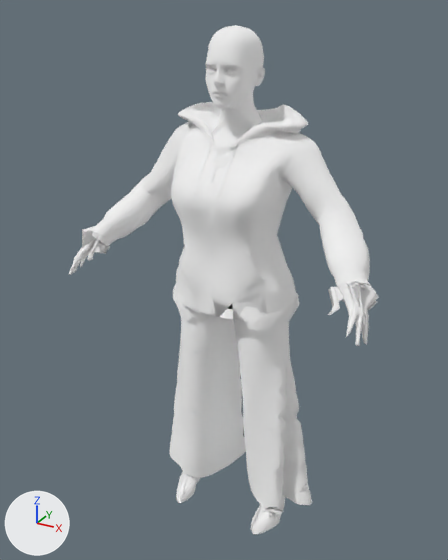
A saved change to the glTF model public/models/crew/custom_f_social.glb.
Camera for both pictures: a camera (50 mm lens) standing at (0.881, -1.715, 1.726) and looking at (-0.034, -0.052, 0.895). Arrows for +X, +Y and +Z are at lower left; the lights stay in place. The picture after the commit comes second. Vertices at exactly the same position are counted once.

Objects in the first picture: 'cloth', 'skin_body', 'skin_head' and 1 more.
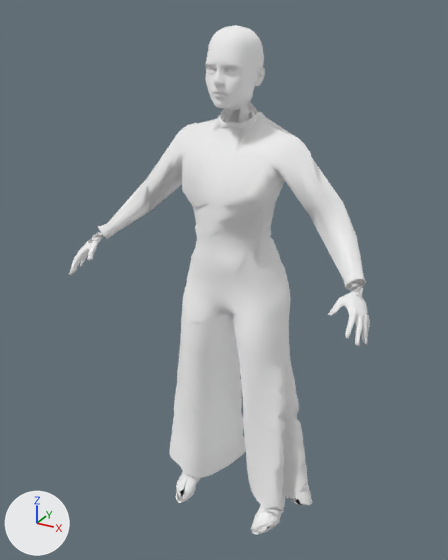
Changed parts and their boxes [x1, y1, x2, y2] in the pictures (448 x 560 px; the box of a moved part takes in the faces that stretch with it):
'cloth', reshaped: before [91, 102, 370, 535]; after [98, 109, 366, 535]
'skin_body', reshaped: before [69, 89, 379, 346]; after [69, 89, 370, 346]
part 1 of me_skin_body, moved or reshaped: before [328, 278, 379, 332]; after [328, 283, 370, 346]
part 2 of me_skin_body, moved or reshaped: before [211, 89, 295, 167]; after [221, 93, 258, 123]
part 3 of me_skin_body, moved or reshaped: before [78, 226, 110, 267]; after [70, 232, 104, 275]
part 4 of me_cloth, rebuilt (17% shorter): before [91, 102, 370, 320]; after [98, 109, 366, 290]
part 5 of me_cloth, moved or reshaped: before [173, 284, 299, 361]; after [181, 225, 291, 353]
part 6 of me_cloth, reshaped: before [250, 500, 284, 532]; after [251, 500, 285, 534]
part 7 of me_cloth, added: after [176, 477, 200, 503]

The change, as a diff of the scene's bpy script:
```diff
--- a/public/models/crew/custom_f_social.glb.py
+++ b/public/models/crew/custom_f_social.glb.py
@@ me_skin_body @@
 # used by ob_skin_body; location = (0.0, 0.0, 0.0)
-me_skin_body.from_pydata(...)  # 1227 vertices, 2200 faces; spans x -0.513..0.514, y -0.305..0.061, z 0.898..1.529
+me_skin_body.from_pydata(...)  # 1190 vertices, 2200 faces; spans x -0.513..0.513, y -0.305..0.034, z 0.898..1.529
+# me_skin_body part 1: 2 vertices moved from x 0.399, y -0.21..-0.207, z 1.024..1.027 to x 0.428..0.429, y -0.256..-0.254, z 0.983..0.985; 211 vertices removed from x 0.35..0.514, y -0.261..-0.062, z 0.919..1.076; 279 vertices added at x 0.408..0.513, y -0.3..-0.157, z 0.902..1.032
+# me_skin_body part 2: 6 vertices moved from x -0.048..0.048, y -0.03..0.041, z 1.391..1.478 to x -0.022..0.065, y -0.021..0.023, z 1.394..1.474; 292 vertices removed from x -0.155..0.232, y -0.152..0.061, z 1.22..1.5; 188 vertices added at x -0.075..0.074, y -0.068..0.034, z 1.388..1.515
+# me_skin_body part 3: 7 vertices moved from x -0.508..-0.406, y -0.267..-0.147, z 0.965..1.014 to x -0.491..-0.408, y -0.264..-0.192, z 0.954..1.012; 167 vertices removed from x -0.513..-0.389, y -0.278..-0.11, z 0.91..1.058; 238 vertices added at x -0.506..-0.41, y -0.3..-0.157, z 0.907..1.032
+# other edits to the shape of me_skin_body do not show in these pictures
 me_skin_body.materials.append(mat_skin)
@@ me_cloth @@
 # used by ob_cloth; location = (0.0, 0.0, 0.0)
-me_cloth.from_pydata(...)  # 6898 vertices, 13244 faces; spans x -0.484..0.475, y -0.221..0.175, z -0.018..1.465
+me_cloth.from_pydata(...)  # 3629 vertices, 6956 faces; spans x -0.467..0.467, y -0.183..0.175, z -0.018..1.442
+# me_cloth part 4: the loose piece of 3039 vertices spanning x -0.484..0.475, y -0.221..0.135, z 0.828..1.465 is rebuilt with 550 vertices and now spans x -0.467..0.467, y -0.183..0.078, z 0.888..1.442
+# me_cloth part 5: 399 vertices removed from x -0.225..0.221, y -0.182..0.132, z 0.665..1.097; 330 vertices added at x -0.192..0.192, y -0.145..0.126, z 0.62..1.095
+# me_cloth part 6: 1 vertex moved within x 0.137, y -0.102, z -0.003; 8 vertices removed from x 0.135..0.218, y -0.145..-0.105, z 0.011..0.047; 84 vertices added at x 0.133..0.218, y -0.174..0.013, z -0.018..0.138
+# me_cloth part 7: 63 vertices added at x -0.221..-0.145, y -0.182..0.019, z -0.018..0.139
+# other edits to the shape of me_cloth do not show in these pictures
 me_cloth.materials.append(mat_cloth)
```
